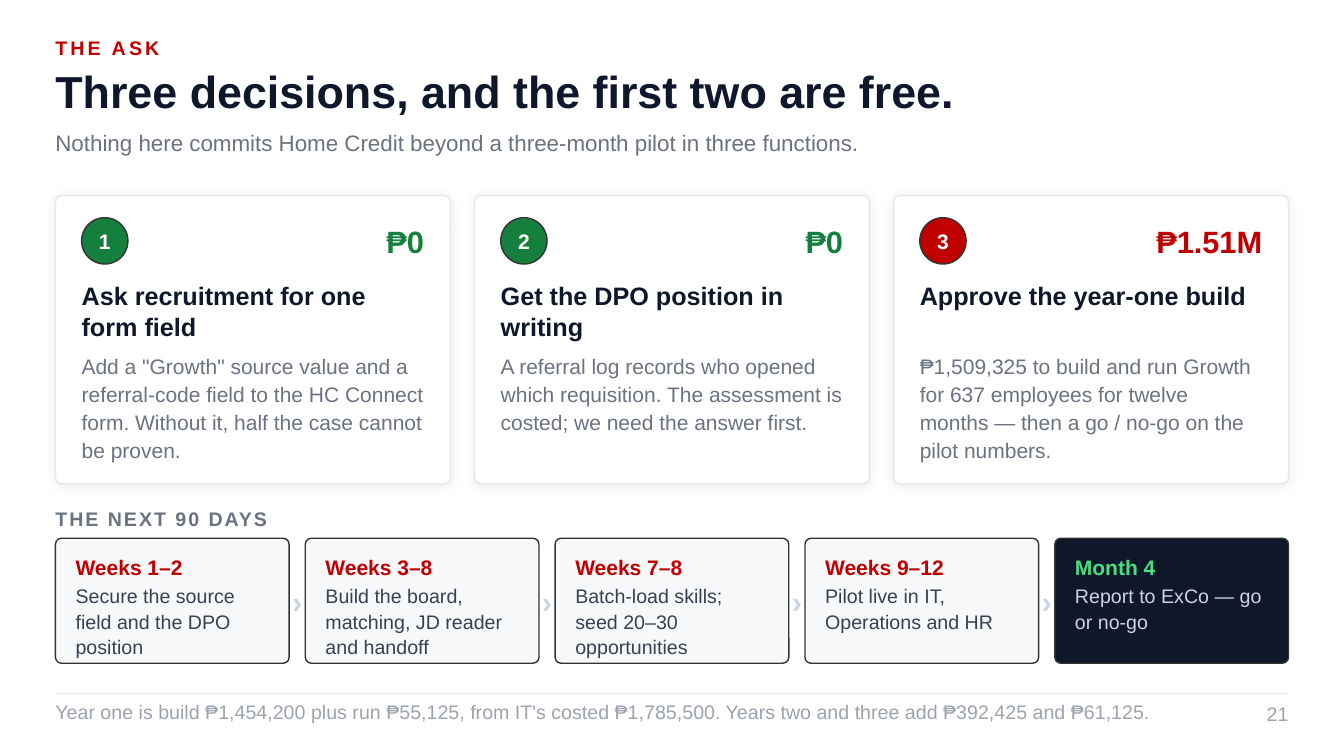
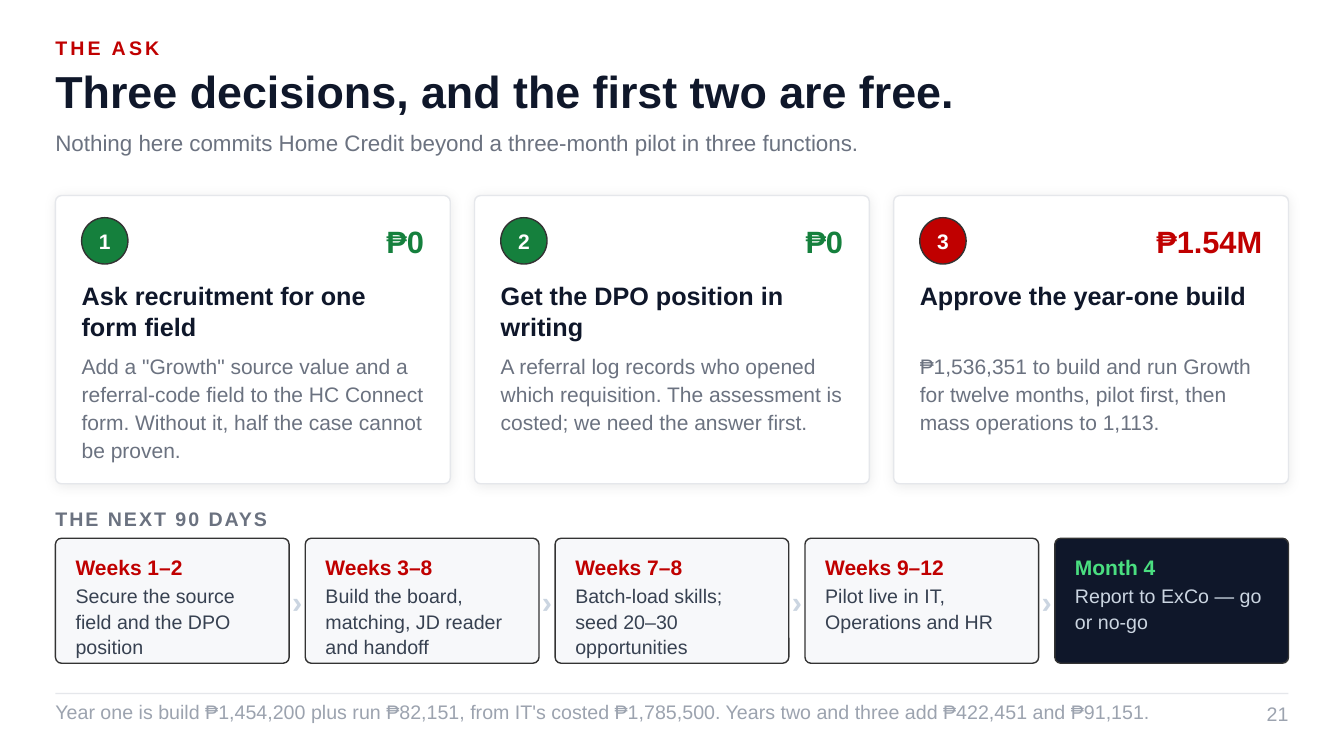
Before and after one commit to Ruffa06/Talent-Marketplace, a slide deck: slide 21 of docs/Growth_Talent_Marketplace_ALP.pptx. Drawn at 1344x756 pixels with LibreOffice and Linux fonts; fonts in the diff are those of the drawing. Boxes give left, top, right and bottom in pixels: in the first picture for what was removed or moved away, otherwise in the second. Text is boxed around its words. In the diff, an @@ line names an element or a change of style, - is before the commit and + after.

```diff
--- a/docs/Growth_Talent_Marketplace_ALP.pptx
+++ b/docs/Growth_Talent_Marketplace_ALP.pptx
@@ text at box(1156, 231, 1262, 254): text changed @@
-₱1.51M
+₱1.54M
@@ text at box(920, 359, 1251, 435): text changed @@
-₱1,509,325 to build and run Growth for 637 employees for twelve months — then a go / no-go on the pilot numbers.
+₱1,536,351 to build and run Growth for twelve months, pilot first, then mass operations to 1,113.
@@ text at box(55, 705, 1150, 723): text changed @@
-Year one is build ₱1,454,200 plus run ₱55,125, from IT's costed ₱1,785,500. Years two and three add ₱392,425 and ₱61,125.
+Year one is build ₱1,454,200 plus run ₱82,151, from IT's costed ₱1,785,500. Years two and three add ₱422,451 and ₱91,151.
```
Also in this commit, not shown: 12 other slides changed, 1 slide added, 5 other files.
